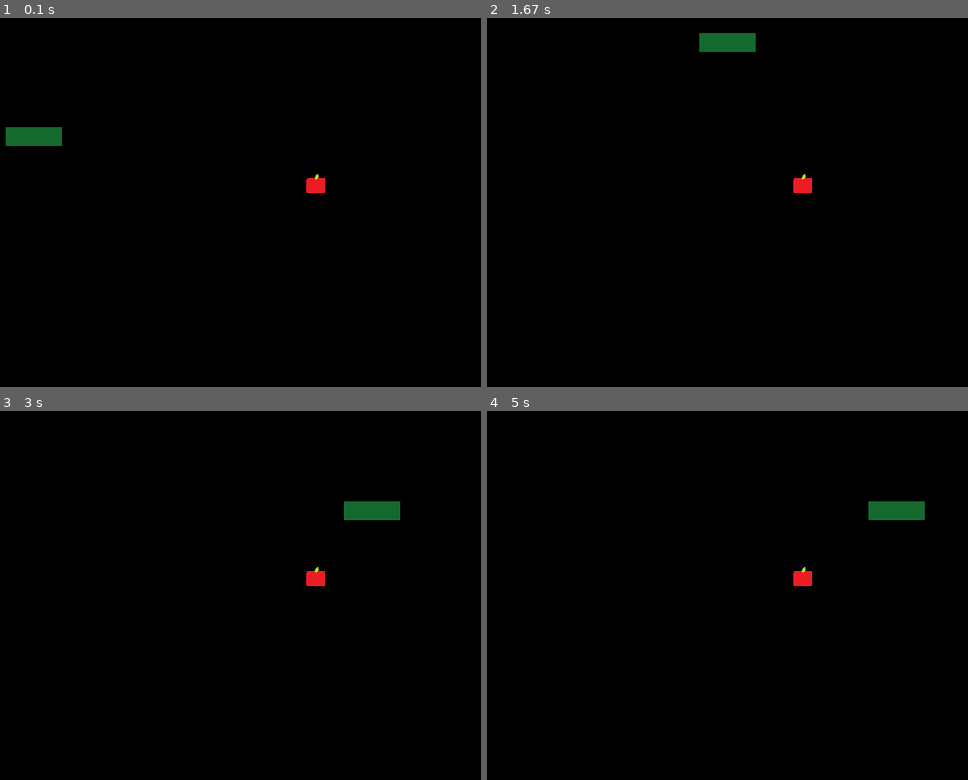
Above: before the commit, frames 1-4 (two rows, left to right).
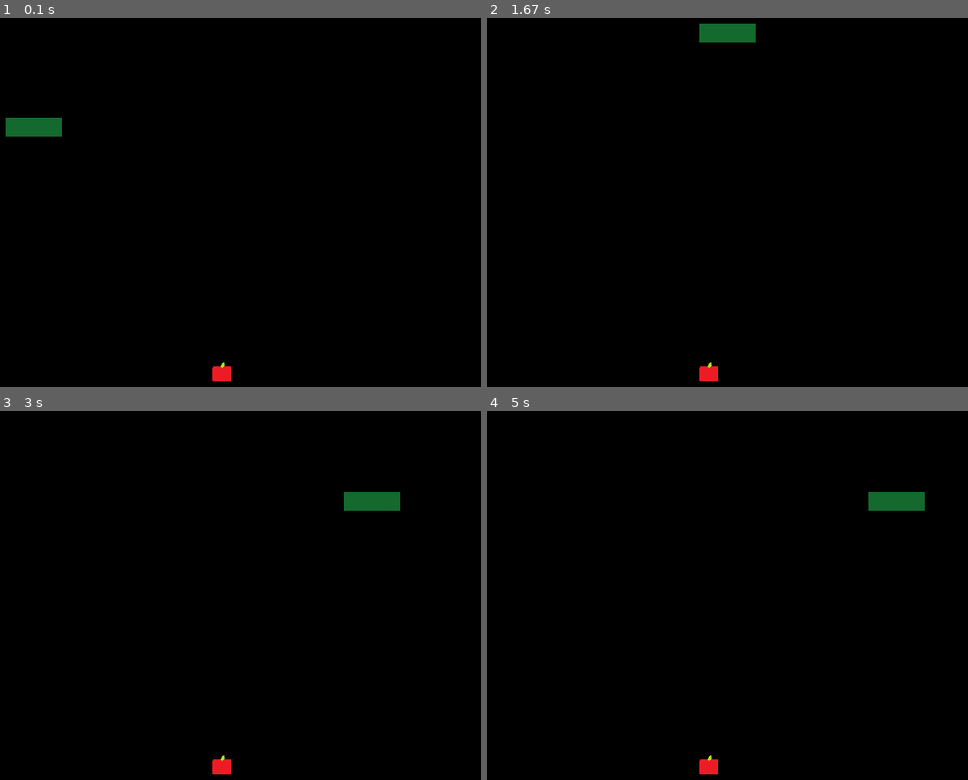
Above: after the commit, the same moments.

Repository: DawsonJenniges/pygames-Snake
Game: pygame game, started from snakegame.py
Two runs of this game, one before a commit and one after it. Both use one fixed random seed, a clock stepped at 60 frames per second and the inputs below.
Inputs:
- Up to frame 1 (0.1 s): no input
- Up to frame 2 (1.67 s): hold Right 0.33-0.8 s; hold Up 0.83-1.3 s; hold Right from 1.33 s (still down)
- Up to frame 3 (3 s): release Right at 1.8 s; hold Down 2.4-2.7 s; hold Left from 2.73 s (still down)
- Up to frame 4 (5 s): release Left at 3.13 s; hold Up 3.17-3.53 s; hold Right 3.57-4.2 s; hold Down 4.23-4.6 s; hold Left from 4.63 s (still down)

The runs differ from the first frame. In frame 1, 0.9% of the frame differs, in the area x 1-68%, y 27-99%; in frame 2, 0.9%; in frame 3, 0.9%; in frame 4, 0.9%.

Commit message:
Add files via upload
Updated code so that the snake and fruit are on a grid.

Diff:
--- a/snakegame.py
+++ b/snakegame.py
@@ -7,6 +7,9 @@
 SCREEN_WIDTH = 800
 SCREEN_HEIGHT = 600
 BLOCK_SIZE = 20
+
+GRID_WIDTH = SCREEN_WIDTH // BLOCK_SIZE
+GRID_HEIGHT = SCREEN_HEIGHT // BLOCK_SIZE
 
 screen = pygame.display.set_mode((SCREEN_WIDTH, SCREEN_HEIGHT))
 clock = pygame.time.Clock()
@@ -30,37 +33,44 @@
 
 def drawSnake(snake, direction):
     for i, segment in enumerate(snake):
+        x, y = segment
+        x *= BLOCK_SIZE
+        y *= BLOCK_SIZE
         if i == 0:
             if direction == pygame.math.Vector2(1, 0):
-                screen.blit(pygame.transform.rotate(snake_head_image, 0), segment)
+                screen.blit(pygame.transform.rotate(snake_head_image, 0), (x, y))
             elif direction == pygame.math.Vector2(0, -1):
-                screen.blit(pygame.transform.rotate(snake_head_image, 90), segment)
+                screen.blit(pygame.transform.rotate(snake_head_image, 90), (x, y))
             elif direction == pygame.math.Vector2(0, 1):
-                screen.blit(pygame.transform.rotate(snake_head_image, -90), segment)
+                screen.blit(pygame.transform.rotate(snake_head_image, -90), (x, y))
             elif direction == pygame.math.Vector2(-1, 0):
-                screen.blit(pygame.transform.rotate(snake_head_image, 180), segment)
+                screen.blit(pygame.transform.rotate(snake_head_image, 180), (x, y))
         elif i == len(snake) - 1:
             if direction == pygame.math.Vector2(1, 0):
-                screen.blit(pygame.transform.rotate(snake_tail_image, 0), segment)
+                screen.blit(pygame.transform.rotate(snake_tail_image, 0), (x, y))
             elif direction == pygame.math.Vector2(0, -1):
-                screen.blit(pygame.transform.rotate(snake_tail_image, 90), segment)
+                screen.blit(pygame.transform.rotate(snake_tail_image, 90), (x, y))
             elif direction == pygame.math.Vector2(0, 1):
-                screen.blit(pygame.transform.rotate(snake_tail_image, -90), segment)
+                screen.blit(pygame.transform.rotate(snake_tail_image, -90), (x, y))
             elif direction == pygame.math.Vector2(-1, 0):
-                screen.blit(pygame.transform.rotate(snake_tail_image, 180), segment)
+                screen.blit(pygame.transform.rotate(snake_tail_image, 180), (x, y))
         else:
             if direction == pygame.math.Vector2(1, 0):
-                screen.blit(pygame.transform.rotate(snake_body_image, 0), segment)
+                screen.blit(pygame.transform.rotate(snake_body_image, 0), (x, y))
             elif direction == pygame.math.Vector2(0, -1):
-                screen.blit(pygame.transform.rotate(snake_body_image, 90), segment)
+                screen.blit(pygame.transform.rotate(snake_body_image, 90), (x, y))
             elif direction == pygame.math.Vector2(0, 1):
-                screen.blit(pygame.transform.rotate(snake_body_image, -90), segment)
+                screen.blit(pygame.transform.rotate(snake_body_image, -90), (x, y))
             elif direction == pygame.math.Vector2(-1, 0):
-                screen.blit(pygame.transform.rotate(snake_body_image, 180), segment)
+                screen.blit(pygame.transform.rotate(snake_body_image, 180), (x, y))
 
 def checkBorderCollision(snake):
-    head = snake[0]
-    if not screen.get_rect().contains(head):
+    #head = snake[0]
+    #if not screen.get_rect().contains(head):
+        #return True
+    #return False
+    head_x, head_y = snake[0]
+    if head_x < 0 or head_x >= GRID_WIDTH or head_y < 0 or head_y >= GRID_HEIGHT:
         return True
     return False
 
@@ -74,9 +84,11 @@
     pygame.display.flip()
 
 def main():
-    snake = [pygame.Rect(100, 250, BLOCK_SIZE, BLOCK_SIZE), pygame.Rect(80, 250, BLOCK_SIZE, BLOCK_SIZE), pygame.Rect(60, 250, BLOCK_SIZE, BLOCK_SIZE)]
+    snake = [(5, 12), (4, 12), (3, 12)]
+    #snake = [pygame.Rect(100, 250, BLOCK_SIZE, BLOCK_SIZE), pygame.Rect(80, 250, BLOCK_SIZE, BLOCK_SIZE), pygame.Rect(60, 250, BLOCK_SIZE, BLOCK_SIZE)]
     direction = pygame.math.Vector2(1, 0)
-    food = pygame.Rect(400, 300, BLOCK_SIZE, BLOCK_SIZE)
+    #food = pygame.Rect(400, 300, BLOCK_SIZE, BLOCK_SIZE)
+    food = (random.randint(0, GRID_WIDTH - 1), random.randint(0, GRID_HEIGHT - 1))
 
     game_over = False
 
@@ -95,21 +107,29 @@
                 elif event.key == pygame.K_RIGHT and direction.x != -1:
                     direction = pygame.math.Vector2(1, 0)
 
-        new_head = pygame.Rect(snake[0].x + direction.x * BLOCK_SIZE, snake[0].y + direction.y * BLOCK_SIZE, BLOCK_SIZE, BLOCK_SIZE)
+        new_head = (snake[0][0] + direction.x, snake[0][1] + direction.y)
+        #new_head = pygame.Rect(snake[0].x + direction.x * BLOCK_SIZE, snake[0].y + direction.y * BLOCK_SIZE, BLOCK_SIZE, BLOCK_SIZE)
         snake.insert(0, new_head)
 
-        if new_head.colliderect(food):
-            food.x = random.randint(0, (SCREEN_WIDTH - BLOCK_SIZE) // BLOCK_SIZE) * BLOCK_SIZE
-            food.y = random.randint(0, (SCREEN_HEIGHT - BLOCK_SIZE) // BLOCK_SIZE) * BLOCK_SIZE
+        #if new_head.colliderect(food):
+            #food.x = random.randint(0, (SCREEN_WIDTH - BLOCK_SIZE) // BLOCK_SIZE) * BLOCK_SIZE
+            #food.y = random.randint(0, (SCREEN_HEIGHT - BLOCK_SIZE) // BLOCK_SIZE) * BLOCK_SIZE
+        if new_head == food:
+            food = (random.randint(0, GRID_WIDTH - 1), random.randint(0, GRID_HEIGHT - 1))
         else:
             snake.pop()
 
-        if checkBorderCollision(snake) or any(segment.colliderect(snake[0]) for segment in snake[1:]):
+        #if checkBorderCollision(snake) or any(segment.colliderect(snake[0]) for segment in snake[1:]):
+            #game_over = True
+
+        if checkBorderCollision(snake) or any(segment == snake[0] for segment in snake[1:]):
             game_over = True
 
         screen.fill((0, 0, 0))
         drawSnake(snake, direction)
-        screen.blit(food_image, food)
+        #screen.blit(food_image, food)
+        screen.blit(food_image, (food[0] * BLOCK_SIZE, food[1] * BLOCK_SIZE))
+
 
         pygame.display.flip()
         clock.tick(10)
